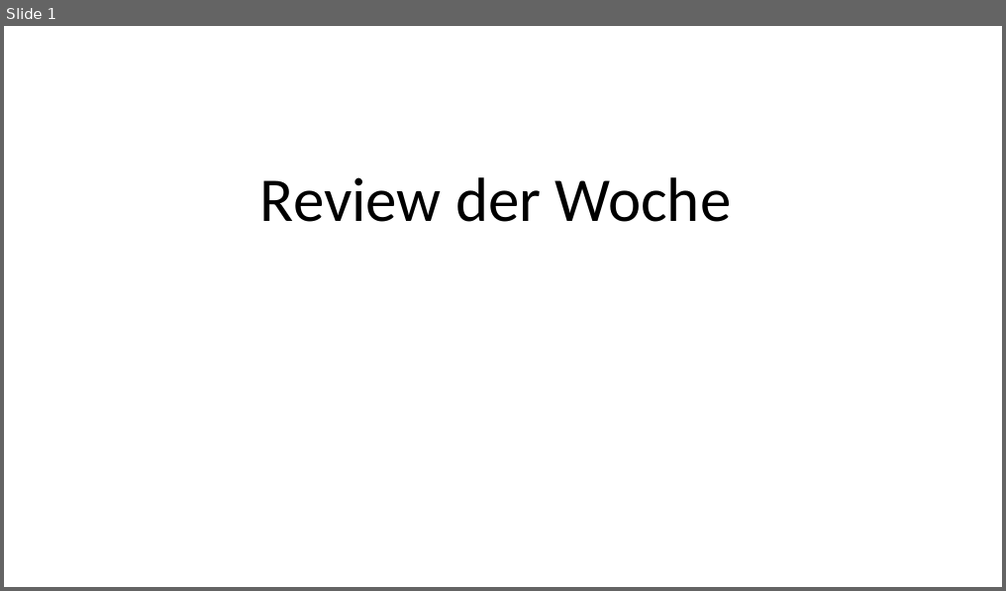
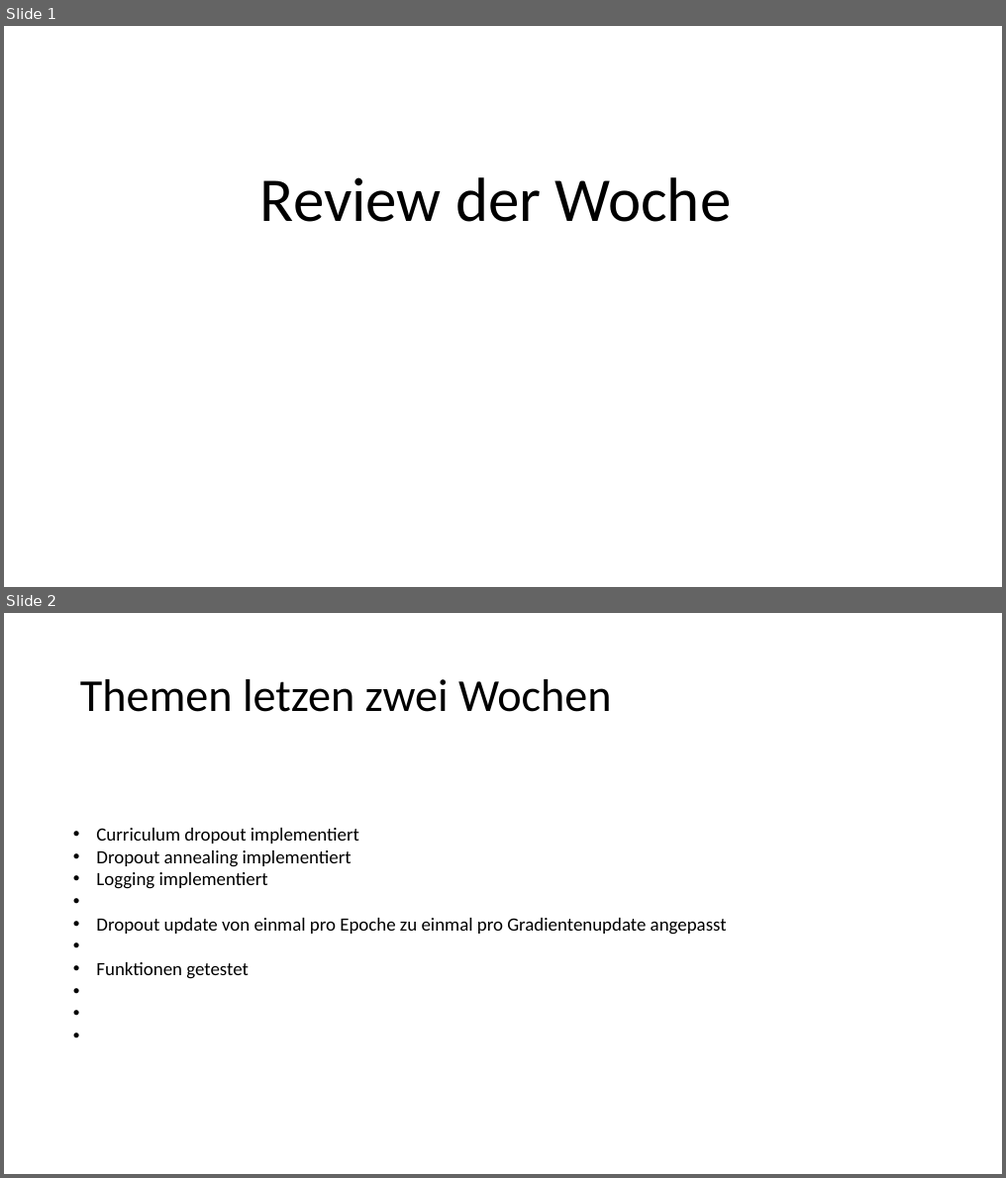
Before and after one commit to resist95/activation-ba, a slide deck: Review der Woche.odp. Shown one above the other, each under a label of ours: slide 1 before the commit, slides 1 and 2 after it. The pictures are 1006x591 and 1006x1178 pixels, drawn with LibreOffice and Linux fonts; fonts in the diff are those of the drawing. Boxes give left, top, right and bottom in pixels: in the first picture for what was removed or moved away, otherwise in the second. Text is boxed around its words. In the diff, an @@ line names an element or a change of style, - is before the commit and + after.

```diff
--- a/Review der Woche.odp
+++ b/Review der Woche.odp
@@ slide 2 added at bbox=[4, 613, 1002, 1174], background #FFFFFF @@
@@ title added at bbox=[80, 679, 611, 712], 44 pt, text #000000 @@
+Themen letzen zwei Wochen
@@ text added at bbox=[96, 828, 727, 979], 18 pt, text #000000 @@
+• Curriculum dropout implementiert
+• Dropout annealing implementiert
+• Logging implementiert
+• Dropout update von einmal pro Epoche zu einmal pro Gradientenupdate angepasst
+• Funktionen getestet
```
Also in this commit, not shown: 3 other slides added, 3 slides removed, 10 other files.
